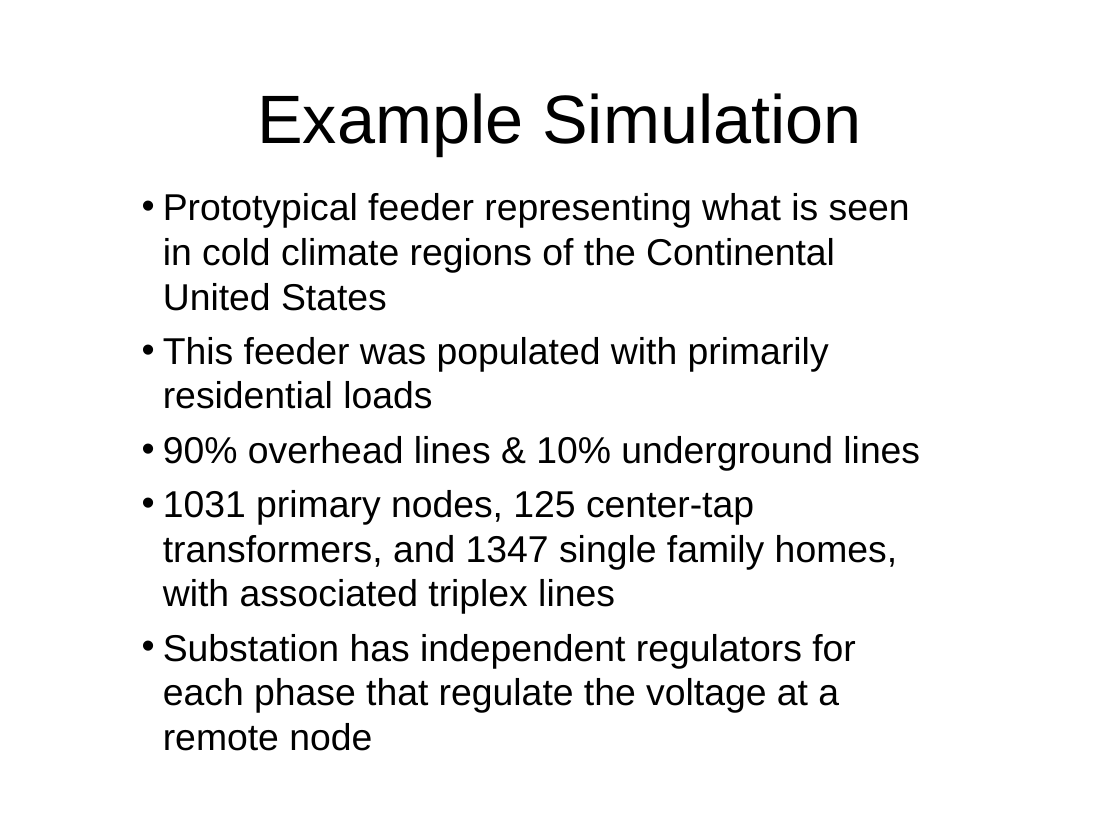
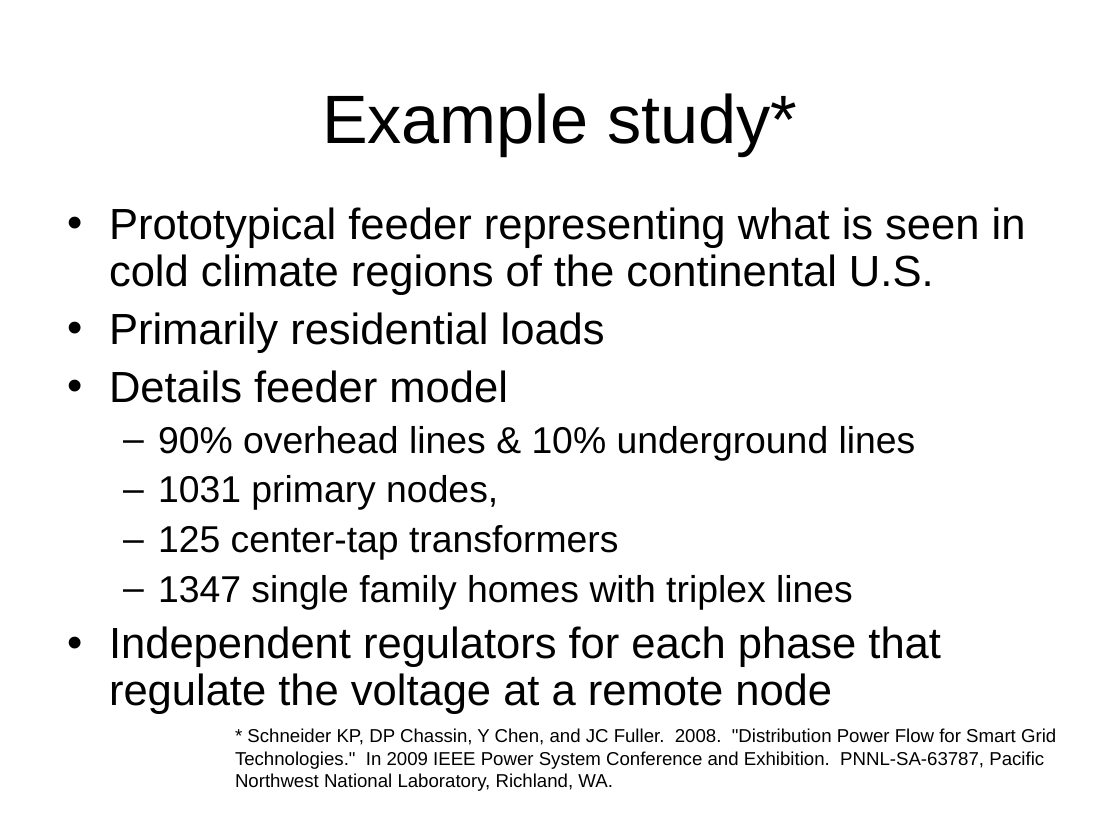
Before and after one commit to gridlab-d/course, a slide deck: slide 12 of 1.0 - Why GridLAB-D.pps. Drawn at 1120x840 pixels with LibreOffice and Linux fonts; fonts in the diff are those of the drawing; background and template pictures are left out. Boxes give left, top, right and bottom in pixels: in the first picture for what was removed or moved away, otherwise in the second. Text is boxed around its words. In the diff, an @@ line names an element or a change of style, - is before the commit and + after.

Commit message:
Updated screen shots, formatted examples and refined some of the points.

```diff
--- a/1.0 - Why GridLAB-D.pps
+++ b/1.0 - Why GridLAB-D.pps
@@ title at (322,93,797,155): text changed @@
-Example Simulation
+Example study*
@@ text "Prototypical feeder representing what is ...": place and size @@
-text "Prototypical feeder representing what is ..." at (163,193,920,751)
+text "Prototypical feeder representing what is ..." at (109,207,1026,714)
@@ text at (109,207,1026,403): text changed; size 24 to 28 pt @@
-• Prototypical feeder representing what is seen in cold climate regions of the Continental United States
-• This feeder was populated with primarily residential loads
+• Prototypical feeder representing what is seen in cold climate regions of the continental U.S.
+• Primarily residential loads
+• Details feeder model
@@ text at (158,426,916,461): bullet • to –; list level 1 to 2 in "90% overhead lines & 10% ..."; line spacing 1 to 0.9 @@
@@ text at (109,475,941,714): text changed @@
-• 1031 primary nodes, 125 center-tap transformers, and 1347 single family homes, with associated triplex lines
-• Substation has independent regulators for each phase that regulate the voltage at a remote node
+  – 1031 primary nodes,
+  – 125 center-tap transformers
+  – 1347 single family homes with triplex lines
+• Independent regulators for each phase that regulate the voltage at a remote node
@@ text added at (235,728,1056,791), 12 pt, text #000000 @@
+* Schneider KP, DP Chassin, Y Chen, and JC Fuller. 2008. "Distribution Power Flow for Smart Grid Technologies." In 2009 IEEE Power System Conference and Exhibition. PNNL-SA-63787, Pacific Northwest National Laboratory, Richland, WA.
```
Also in this commit, not shown: 8 other slides changed, 3 slides added, 2 slides removed, 4 other files.
